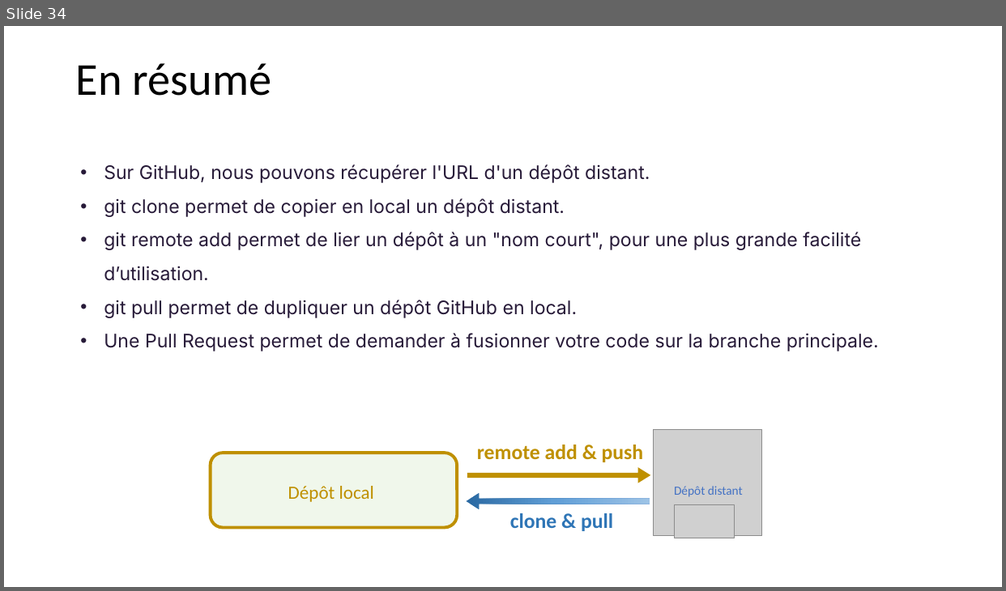
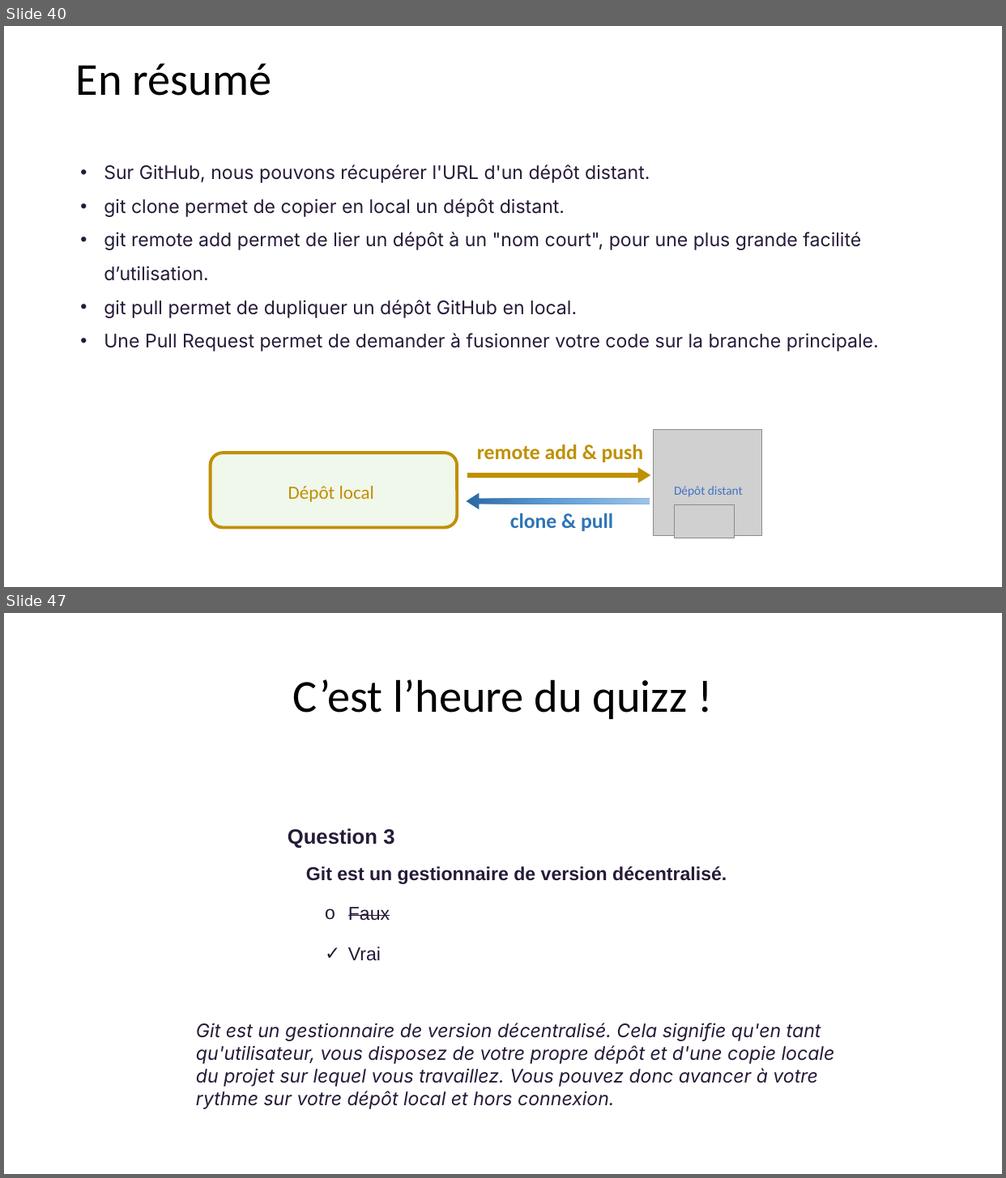
Before and after one commit to BenRobert38/BUT3-GIT-2025, a slide deck: Cours/BUT3-Cours1.pptx. Shown one above the other, each under a label of ours: slide 34 before the commit, slides 40 and 47 after it; the slides between them are not shown. The pictures are 1006x591 and 1006x1178 pixels, drawn with LibreOffice and Linux fonts; fonts in the diff are those of the drawing; grey boxes stand for pictures. Boxes give left, top, right and bottom in pixels: in the first picture for what was removed or moved away, otherwise in the second. Text is boxed around its words. In the diff, an @@ line names an element or a change of style, - is before the commit and + after.

```diff
--- a/Cours/BUT3-Cours1.pptx
+++ b/Cours/BUT3-Cours1.pptx
@@ slide 47 added at [4, 613, 1002, 1174], background #FFFFFF @@
@@ title added at [293, 679, 688, 719], 44 pt, text #000000 @@
+C’est l’heure du quizz !
@@ text added at [288, 828, 727, 961], 18 pt, text #271A38, bold @@
+Question 3
+Git est un gestionnaire de version décentralisé.
+o Faux
+✓ Vrai
@@ text added at [196, 1023, 835, 1110], 18 pt, text #271A38, italic @@
+Git est un gestionnaire de version décentralisé. Cela signifie qu'en tant qu'utilisateur, vous disposez de votre propre dépôt et d'une copie locale du projet sur lequel vous travaillez. Vous pouvez donc avancer à votre rythme sur votre dépôt local et hors connexion.
@@ what was slide 34 is now slide 40 @@
```
Also in this commit, not shown: 24 slides changed, 22 other slides added, 1 other file.
